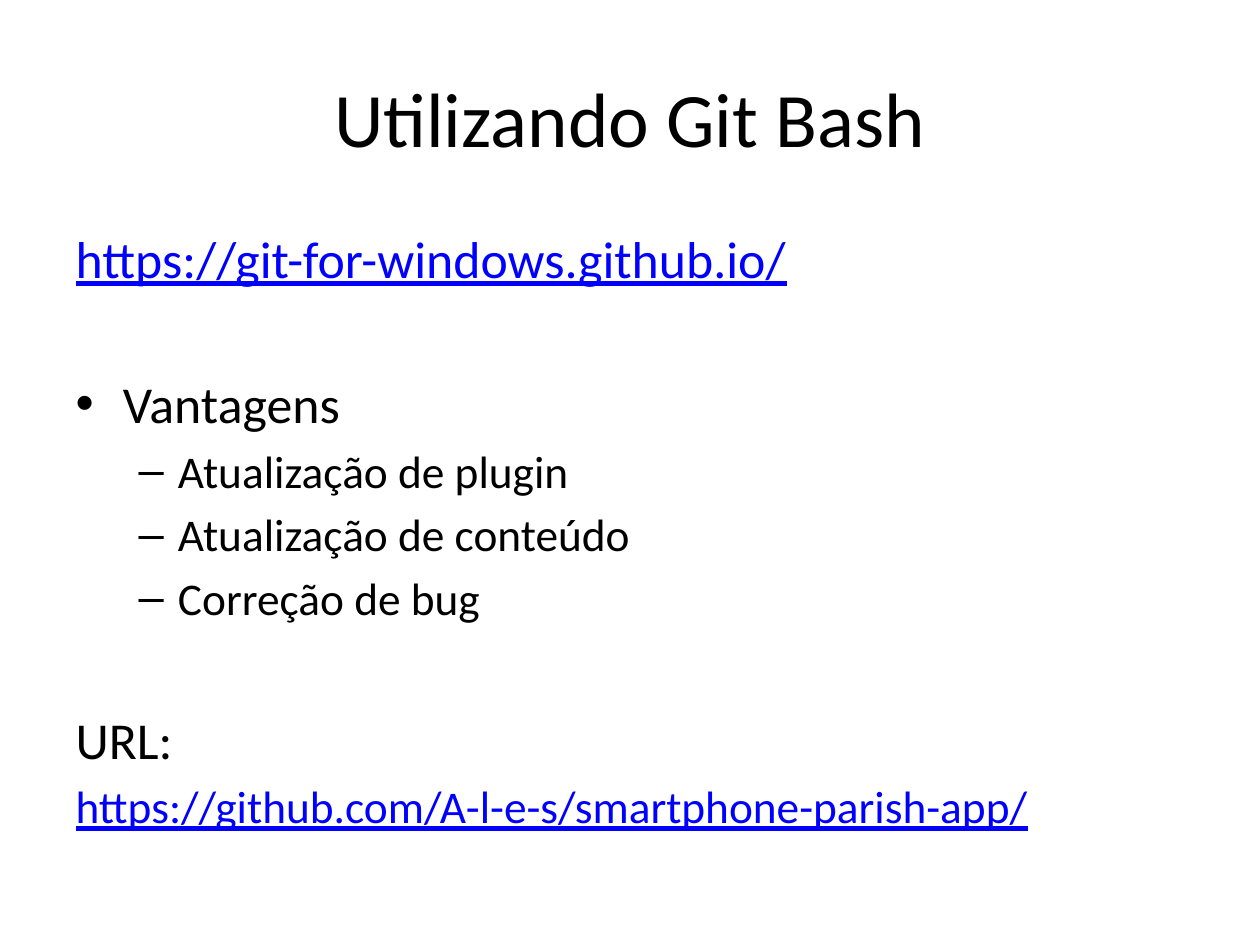
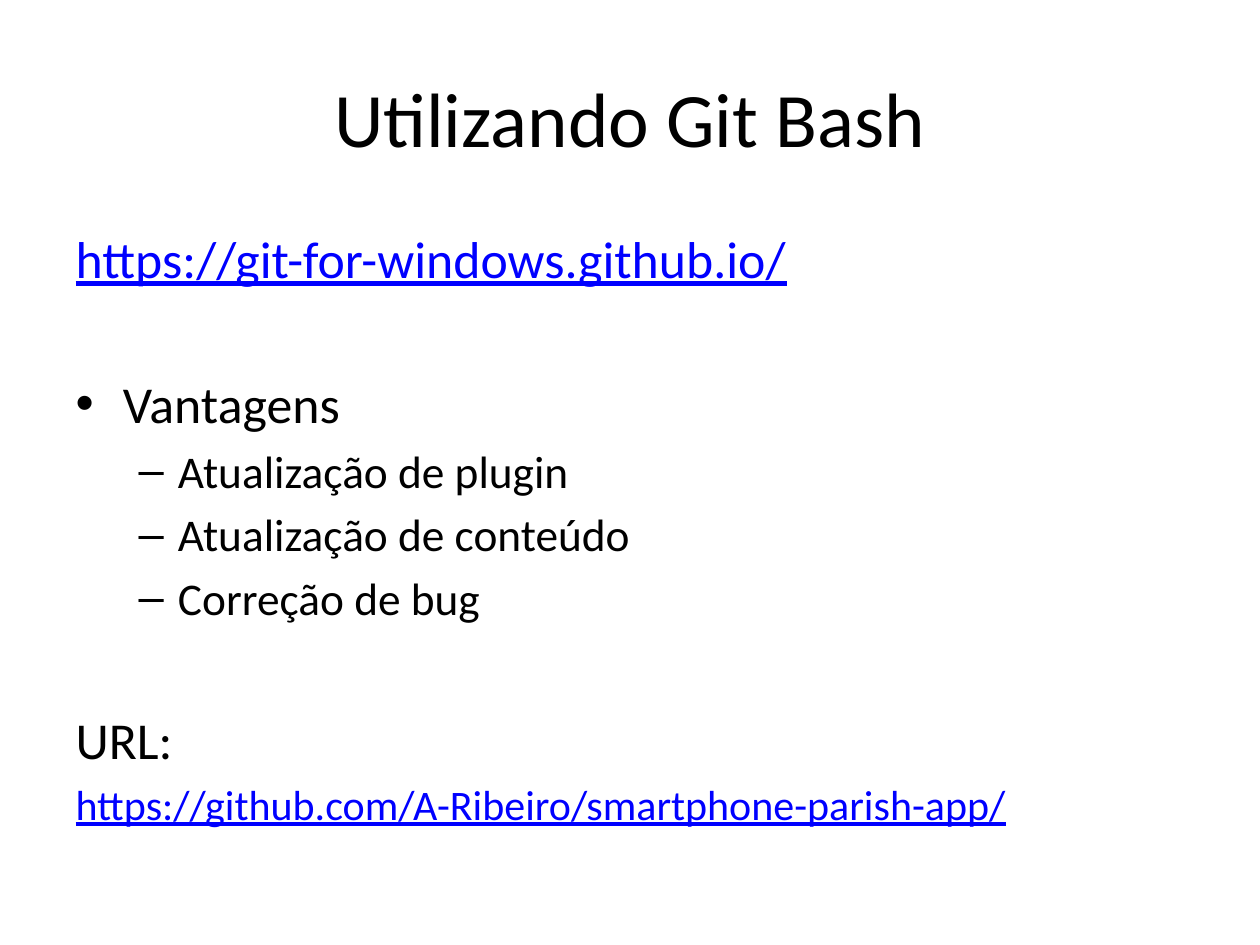
Before and after one commit to A-Ribeiro/smartphone-parish-app, a slide deck: slide 2 of slides/0 Baixando Projeto do GitHub.pptx. Drawn at 1260x945 pixels with LibreOffice and Linux fonts; fonts in the diff are those of the drawing. Boxes give left, top, right and bottom in pixels: in the first picture for what was removed or moved away, otherwise in the second. Text is boxed around its words. In the diff, an @@ line names an element or a change of style, - is before the commit and + after.

```diff
--- a/slides/0 Baixando Projeto do GitHub.pptx
+++ b/slides/0 Baixando Projeto do GitHub.pptx
@@ text at [76,790,1006,828]: text changed; size 25.9 to 24.1 pt @@
-https://github.com/A-l-e-s/smartphone-parish-app/
+https://github.com/A-Ribeiro/smartphone-parish-app/
```
Also in this commit, not shown: 1 other slide changed, 1 other file.
